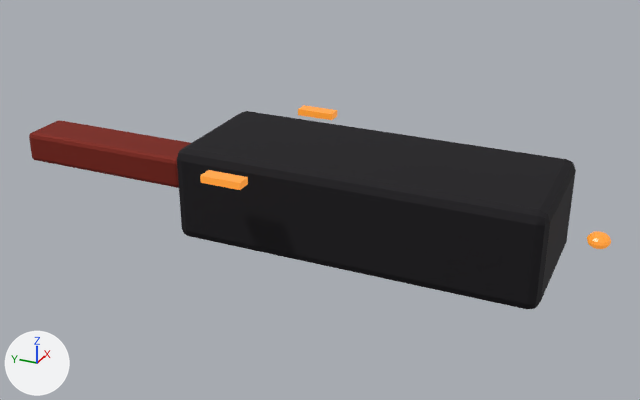
The Blender file assets-source/ships/redledger/light.blend, before and after one commit.
One viewpoint serves both versions: a camera (50 mm lens) standing at (-9.94, -4.9, 4.81) and looking at (0.08, -0.39, -0.2). Every picture has the same lights, and +X, +Y and +Z are marked at lower left. The first picture is the older version.

In view in the first picture: 'RIMWARD_EMISSIVE', 'RIMWARD_ENGINE_GLOW', 'RIMWARD_HULL'.
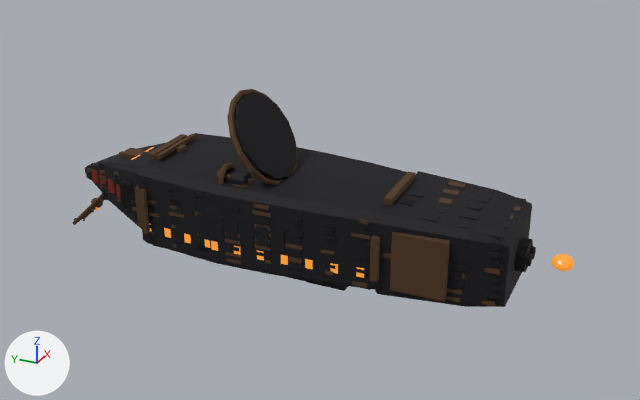
Where the change shows, as pixel boxes (x1, y1, x2, y2) in the pictures (640 x 400 px):
'RIMWARD_HULL', reshaped, moved (15% narrower, 10% taller): before (29, 111, 576, 309); after (73, 89, 536, 307)
'RIMWARD_EMISSIVE', reshaped, moved: before (200, 105, 337, 190); after (95, 147, 364, 278)
'RIMWARD_ENGINE_GLOW', moved: before (587, 231, 611, 249); after (551, 254, 575, 271)
part 1 of me_cube, added: after (174, 144, 187, 153)
part 2 of me_cube, added: after (148, 134, 187, 159)
part 3 of me_cube, added: after (134, 185, 143, 228)
part 4 of me_cube, added (brown): after (384, 171, 416, 205)
part 5 of me_cube, added (brown): after (369, 235, 380, 282)
part 6 of me_cube, added: after (156, 134, 196, 160)
part 7 of me_cube, added: after (140, 189, 150, 234)
part 8 of me_cube, rebuilt (12% wider, 12% shorter): before (177, 111, 576, 309); after (85, 133, 532, 307)
part 9 of me_cube, cut back: before (29, 120, 191, 188); after (73, 89, 536, 307)
part 10 of me_cube_002, added: after (164, 228, 171, 238)
part 11 of me_cube_002, added: after (184, 233, 191, 244)
part 12 of me_cube_002, added: after (204, 239, 218, 251)
part 13 of me_cube_002, added: after (281, 255, 288, 265)
part 14 of me_cube_002, added: after (305, 259, 313, 269)
part 15 of me_cube_002, added: after (330, 263, 338, 274)
part 16 of me_cube_002, added: after (356, 267, 364, 278)
part 17 of me_cube_002, deleted (orange): before (200, 170, 248, 190)
part 18 of me_cube_002, deleted: before (298, 105, 337, 120)

Patch to the scene script:
```diff
--- a/assets-source/ships/redledger/light.blend.py
+++ b/assets-source/ships/redledger/light.blend.py
@@ me_cube @@
 # used by ob_rimward_hull; parent = ob_rimward_ship_root; location = (0.0, -1.178, 0.0)
-me_cube.from_pydata(...)  # 112 vertices, 108 faces; spans x -0.95..0.95, y -2.42..5.38, z -0.64..0.64
+me_cube.from_pydata(...)  # 6056 vertices, 4560 faces; spans x -0.93..0.93, y -3.3..3.84, z -0.92..1.68
+# me_cube part 1: a new loose piece, a box spanning x -0.08..0.08, y 1.71..1.88, z 0.55..0.66, in mat_rimward_hull
+# me_cube part 2: a new loose piece, a box spanning x -0.424..0.424, y 1.916..2.016, z 0.583..0.663, in mat_rimward_hull
+# me_cube part 3: a new loose piece, a box spanning x -0.808..-0.728, y 1.916..2.016, z -0.301..0.301, in mat_rimward_hull
+# me_cube part 4: a new loose piece, a box spanning x -0.467..0.467, y -1.587..-1.487, z 0.574..0.654, in mat_rimward_hull
+# me_cube part 5: a new loose piece, a box spanning x -0.893..-0.813, y -1.587..-1.487, z -0.297..0.297, in mat_rimward_hull
+# me_cube part 6: a new loose piece, a box spanning x -0.468..0.468, y 1.796..1.856, z 0.622..0.682, in mat_rimward_hull
+# me_cube part 7: a new loose piece, a box spanning x -0.906..-0.846, y 1.796..1.856, z -0.326..0.326, in mat_rimward_hull
+# me_cube part 8: the loose piece of 56 vertices spanning x -0.95..0.95, y -2.42..2.42, z -0.64..0.64 is rebuilt with 104 vertices and now spans x -0.92..0.92, y -3.12..3.5, z -0.59..0.59
+# me_cube part 9: 56 vertices removed from x -0.36..0.36, y 2.73..5.38, z -0.22..0.22; 5712 vertices added at x -0.93..0.93, y -3.3..3.84, z -0.92..1.68
+# other edits to the shape of me_cube do not show in these pictures
 me_cube.materials.append(mat_rimward_hull)
@@ me_cube_002 @@
 # used by ob_rimward_emissive; parent = ob_rimward_ship_root; location = (-1.376, 0.226, 0.562)
-me_cube_002.from_pydata(...)  # 16 vertices, 12 faces; spans x -0.1..2.85, y -0.27..0.27, z -0.05..0.05
+me_cube_002.from_pydata(...)  # 248 vertices, 182 faces; spans x -0.92..0.92, y -6.62..0.02, z -0.04..1.25
+# me_cube_002 part 10: a new loose piece, a box spanning x -0.855..-0.795, y -2.011..-1.811, z 0.278..0.408, in mat_rimward_emissive
+# me_cube_002 part 11: a new loose piece, a box spanning x -0.89..-0.83, y -2.351..-2.151, z 0.278..0.408, in mat_rimward_emissive
+# me_cube_002 part 12: a new loose piece, a box spanning x -0.924..-0.864, y -2.691..-2.491, z 0.278..0.408, in mat_rimward_emissive
+# me_cube_002 part 13: a new loose piece, a box spanning x -0.894..-0.834, y -3.711..-3.511, z 0.278..0.408, in mat_rimward_emissive
+# me_cube_002 part 14: a new loose piece, a box spanning x -0.871..-0.811, y -4.051..-3.852, z 0.278..0.408, in mat_rimward_emissive
+# me_cube_002 part 15: a new loose piece, a box spanning x -0.841..-0.781, y -4.391..-4.192, z 0.278..0.408, in mat_rimward_emissive
+# me_cube_002 part 16: a new loose piece, a box spanning x -0.803..-0.743, y -4.731..-4.531, z 0.278..0.408, in mat_rimward_emissive
+# me_cube_002 part 17: the loose piece of 8 vertices spanning x -0.1..0.1, y -0.27..0.27, z -0.05..0.05 is deleted
+# me_cube_002 part 18: the loose piece of 8 vertices spanning x 2.65..2.85, y -0.27..0.27, z -0.05..0.05 is deleted
+# other edits to the shape of me_cube_002 do not show in these pictures
 me_cube_002.materials.append(mat_rimward_emissive)
@@ ob_rimward_hull @@
 ob_rimward_hull.parent = ob_rimward_ship_root
-ob_rimward_hull.location = (0.0, -1.178, 0.0)
+ob_rimward_hull.location = (-0.000189, -0.0201, -0.384)
@@ ob_rimward_emissive @@
 ob_rimward_emissive.parent = ob_rimward_ship_root
-ob_rimward_emissive.location = (-1.376, 0.226, 0.562)
+ob_rimward_emissive.location = (-0.000189, 3.337, -0.996)
@@ ob_rimward_engine_glow @@
 ob_rimward_engine_glow.parent = ob_rimward_ship_root
-ob_rimward_engine_glow.location = (0.0, -4.064, 0.0)
+ob_rimward_engine_glow.location = (-0.000189, -3.686, -0.384)
```
